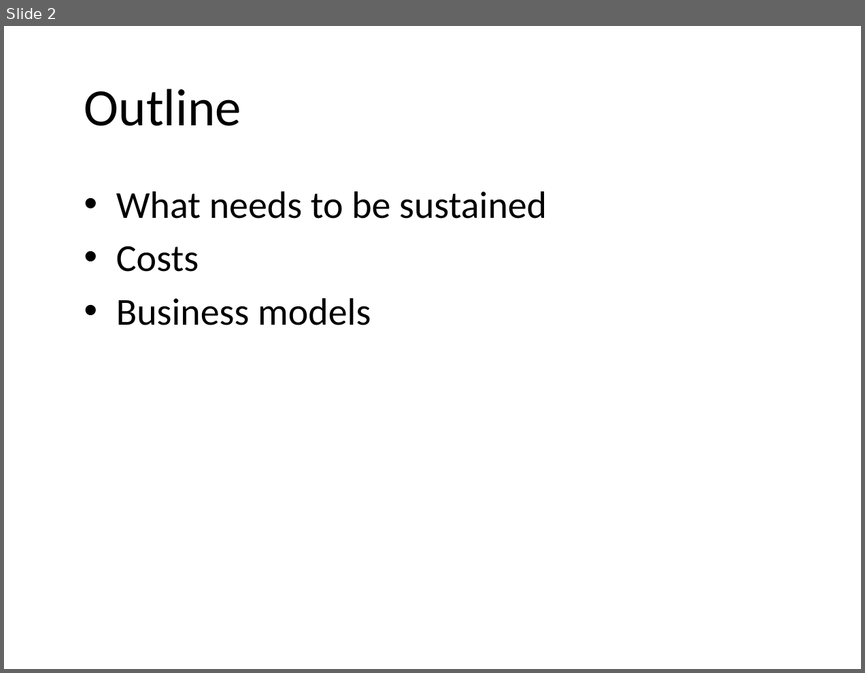
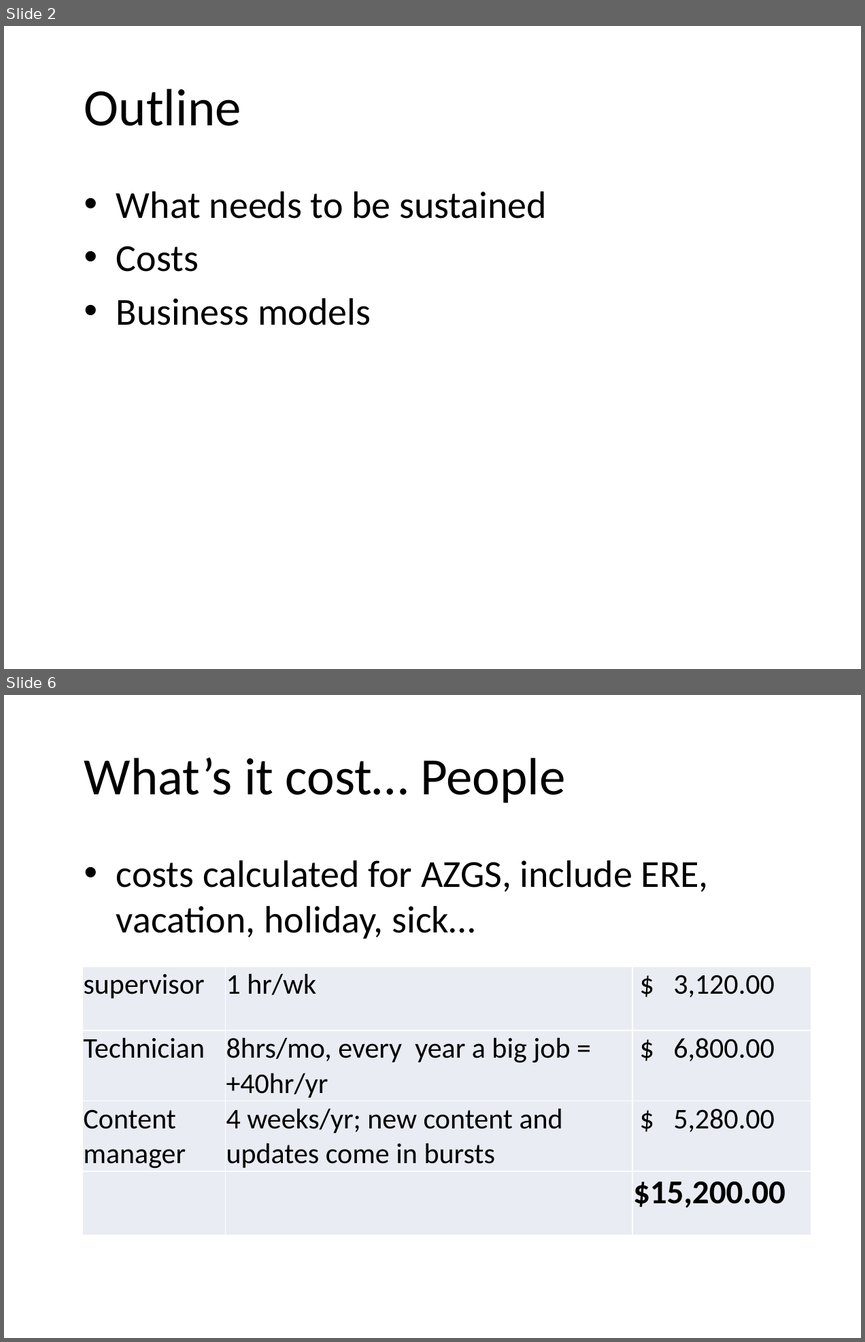
Before and after one commit to usgin/Workshops, a slide deck: WesternRegionalWorkshop/NGDSSustainability.pptx. Shown one above the other, each under a label of ours: slide 2 before the commit, slides 2 and 6 after it; the slides between them are not shown. The pictures are 865x673 and 865x1342 pixels, drawn with LibreOffice and Linux fonts; fonts in the diff are those of the drawing; background and template pictures are left out. Boxes give left, top, right and bottom in pixels: in the first picture for what was removed or moved away, otherwise in the second. Text is boxed around its words. In the diff, an @@ line names an element or a change of style, - is before the commit and + after.

```diff
--- a/WesternRegionalWorkshop/NGDSSustainability.pptx
+++ b/WesternRegionalWorkshop/NGDSSustainability.pptx
@@ slide 6 added at <box>4,695,861,1338</box>, background picture (left out) @@
@@ title added at <box>84,758,565,803</box>, 44 pt, text #000000 @@
+What’s it cost… People
@@ text added at <box>116,860,708,938</box>, 32 pt, text #000000 @@
+• costs calculated for AZGS, include ERE, vacation, holiday, sick…
@@ table added at <box>83,966,811,1233</box>, 4 rows, 3 columns @@
+supervisor | 1 hr/wk | $ 3,120.00
+Technician | 8hrs/mo, every year a big job = +40hr/yr | $ 6,800.00
+Content manager | 4 weeks/yr; new content and updates come in bursts | $ 5,280.00
+ |  | $15,200.00
```
Also in this commit, not shown: 2 slides changed, 4 other slides added, 2 other files.
